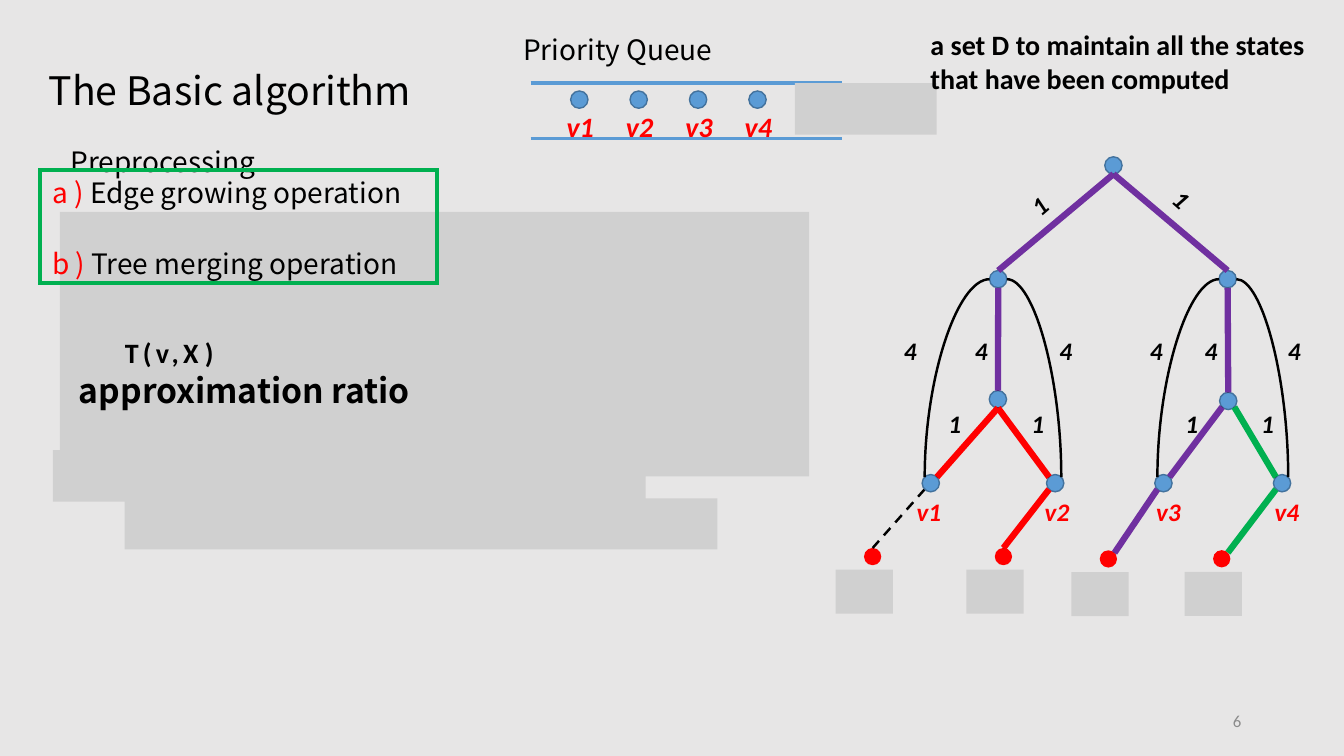
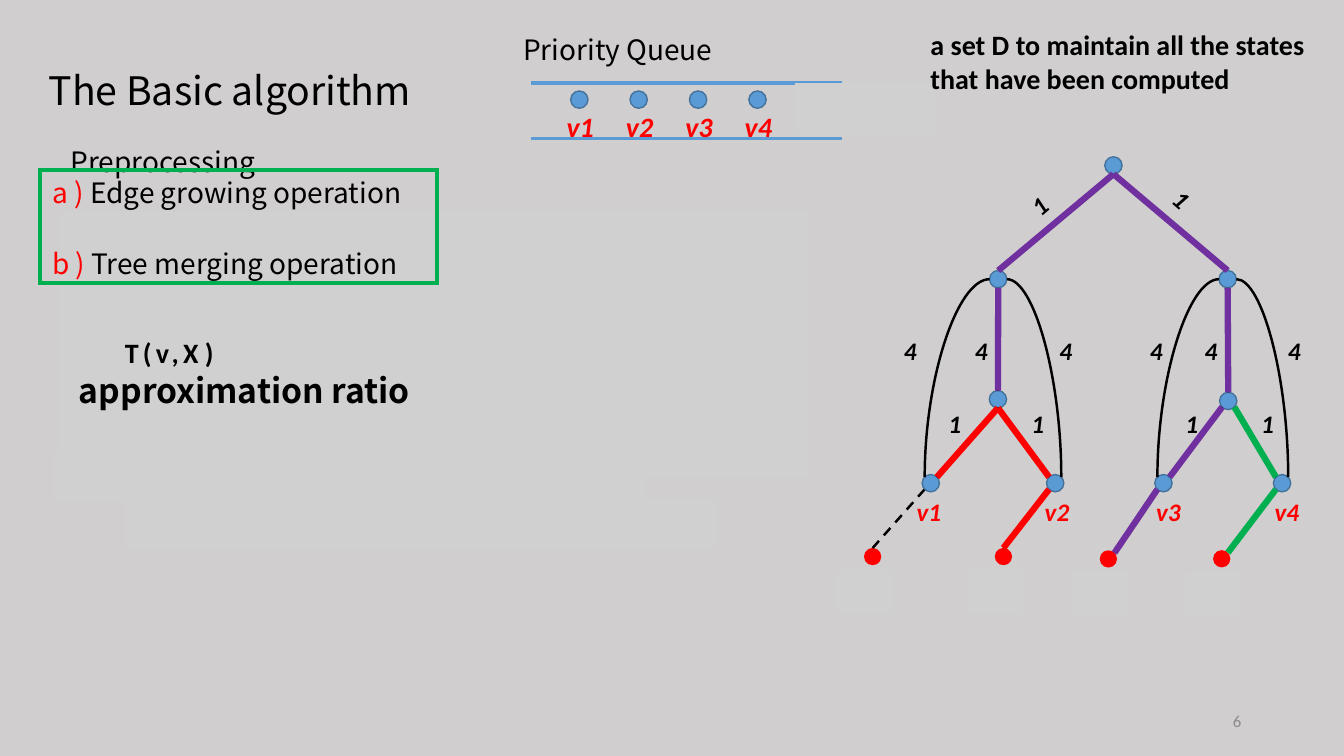
Before and after one commit to tianzhuwei/PPT, a slide deck: slide 6 of Efficient and Progressive GST Search.pptx. Drawn at 1344x756 pixels with LibreOffice and Linux fonts; fonts in the diff are those of the drawing; grey boxes stand for pictures. Boxes give left, top, right and bottom in pixels: in the first picture for what was removed or moved away, otherwise in the second. Text is boxed around its words. In the diff, an @@ line names an element or a change of style, - is before the commit and + after.

```diff
--- a/Efficient and Progressive GST Search.pptx
+++ b/Efficient and Progressive GST Search.pptx
@@ background #E7E6E6 to #D0CECE @@
```
Also in this commit, not shown: 17 other slides changed, 8 other files.
